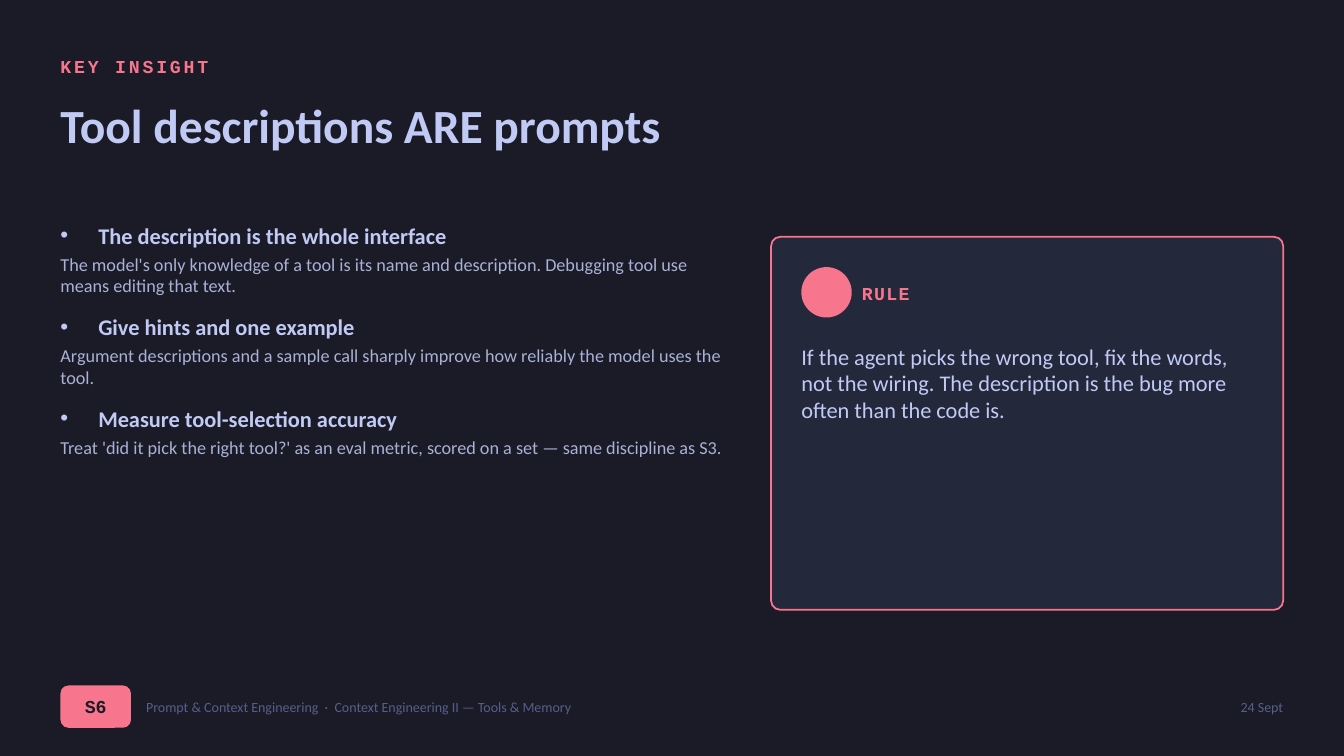
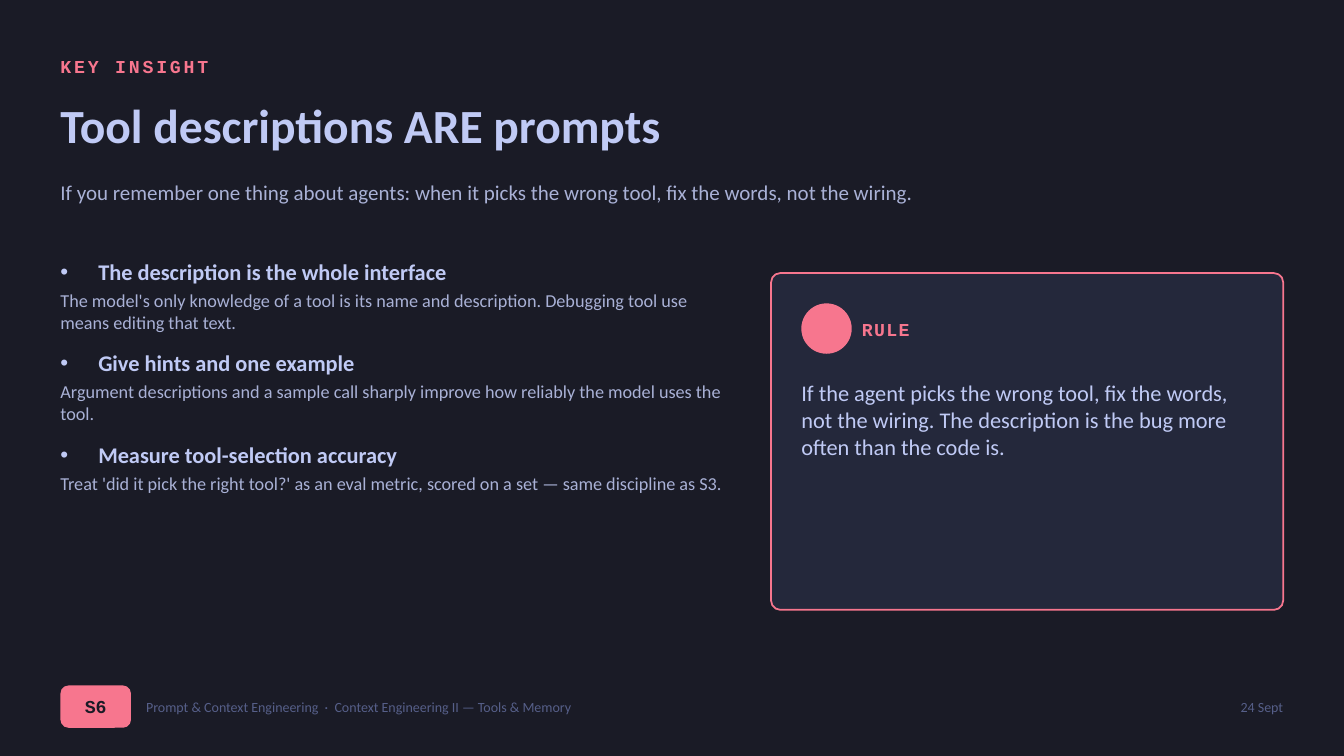
Before and after one commit to sduprey/langchain_courses, a slide deck: slide 8 of prompt-engineering-course/prompt_engineering_presentation_support/PE_S6_context-tools-memory.pptx. Drawn at 1344x756 pixels with LibreOffice and Linux fonts; fonts in the diff are those of the drawing. Boxes give left, top, right and bottom in pixels: in the first picture for what was removed or moved away, otherwise in the second. Text is boxed around its words. In the diff, an @@ line names an element or a change of style, - is before the commit and + after.

```diff
--- a/prompt-engineering-course/prompt_engineering_presentation_support/PE_S6_context-tools-memory.pptx
+++ b/prompt-engineering-course/prompt_engineering_presentation_support/PE_S6_context-tools-memory.pptx
@@ text added at [60, 185, 912, 204], 15 pt, text #A9B1D6 @@
+If you remember one thing about agents: when it picks the wrong tool, fix the words, not the wiring.
@@ text "The description is the whole ...": place and size @@
-text "The description is the whole ..." at [60, 228, 721, 457]
+text "The description is the whole ..." at [60, 264, 721, 493]
@@ rounded rectangle: place and size @@
-rounded rectangle at [771, 237, 1284, 610]
+rounded rectangle at [771, 273, 1284, 610]
@@ rounded rectangle at [771, 273, 1284, 610]: proportions changed @@
@@ ellipse: place and size @@
-ellipse at [802, 267, 852, 318]
+ellipse at [802, 303, 852, 354]
@@ text "RULE": place and size @@
-text "RULE" at [862, 288, 910, 300]
+text "RULE" at [862, 324, 910, 336]
@@ text "If the agent picks the ...": place and size @@
-text "If the agent picks the ..." at [801, 349, 1228, 418]
+text "If the agent picks the ..." at [801, 385, 1228, 455]
```
Also in this commit, not shown: 8 other slides changed, 18 other files.
